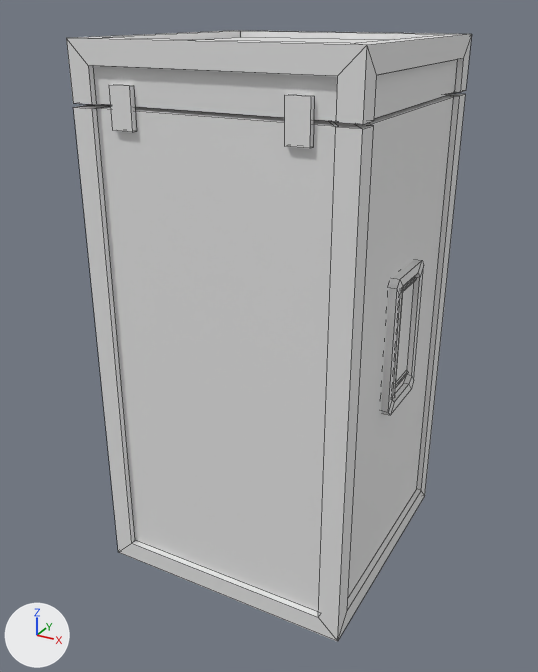
What one commit did to the FBX model Assets/Art/Assets/Caixote2.fbx.
Both versions are drawn from a camera (50 mm lens) standing at (2.77, -5.83, 3.31) and looking at (-0.06, -0.69, 0.75). Every picture has the same lights, and +X, +Y and +Z are marked at lower left. Mesh edges are drawn as thin lines.

Names of what the first picture shows: 'Caixote2'.
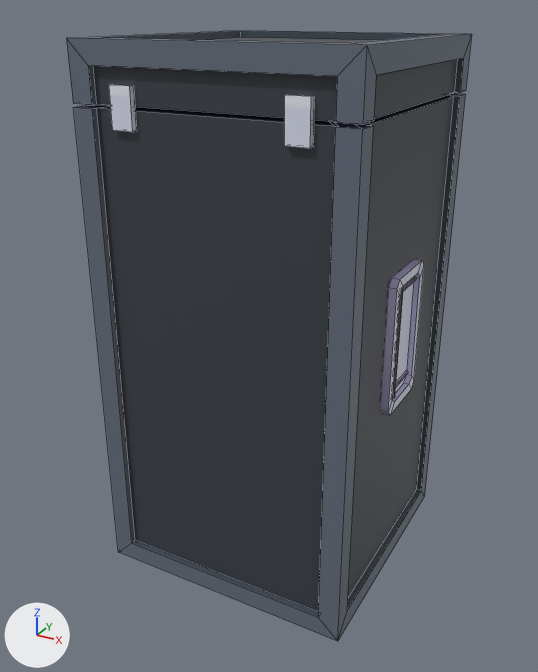
What differs and where, as boxes [x1, y1, x2, y2] in the pictures (538 x 672 px):
'Caixote2', surface changed (grey to black): [66, 30, 472, 642] in both

Edits to the bpy script that builds the scene:
```text
Add img_gamecolors_png:
    img_gamecolors_png = load_image('GameColors.png', 'GameColors.png', 512, 512, 'sRGB')
Change mat_material:
    remove mat_material.base_color = (0.8, 0.8, 0.8)  # white #e7e7e7
    add mat_material.texture = img_gamecolors_png  # with its transparency
Change me_cube:
    where me_cube.from_pydata(...)  # 284 vertices, 232 faces; spans x -1.11..1.11, y -1.09..1.11, z -2.78..1.62
    used by ob_caixote2; location = (0.0, -0.58, 1.51)
    me_cube part 1: texture (UV) coordinates of 232 of 232 faces, centred in x -1.11..1.11, y -1.09..1.11, z -2.78..1.62, changed; they spanned u 0.12..1.0, v 0.0..1.0 and now span u 0.51..0.98, v 0.02..0.98
```
